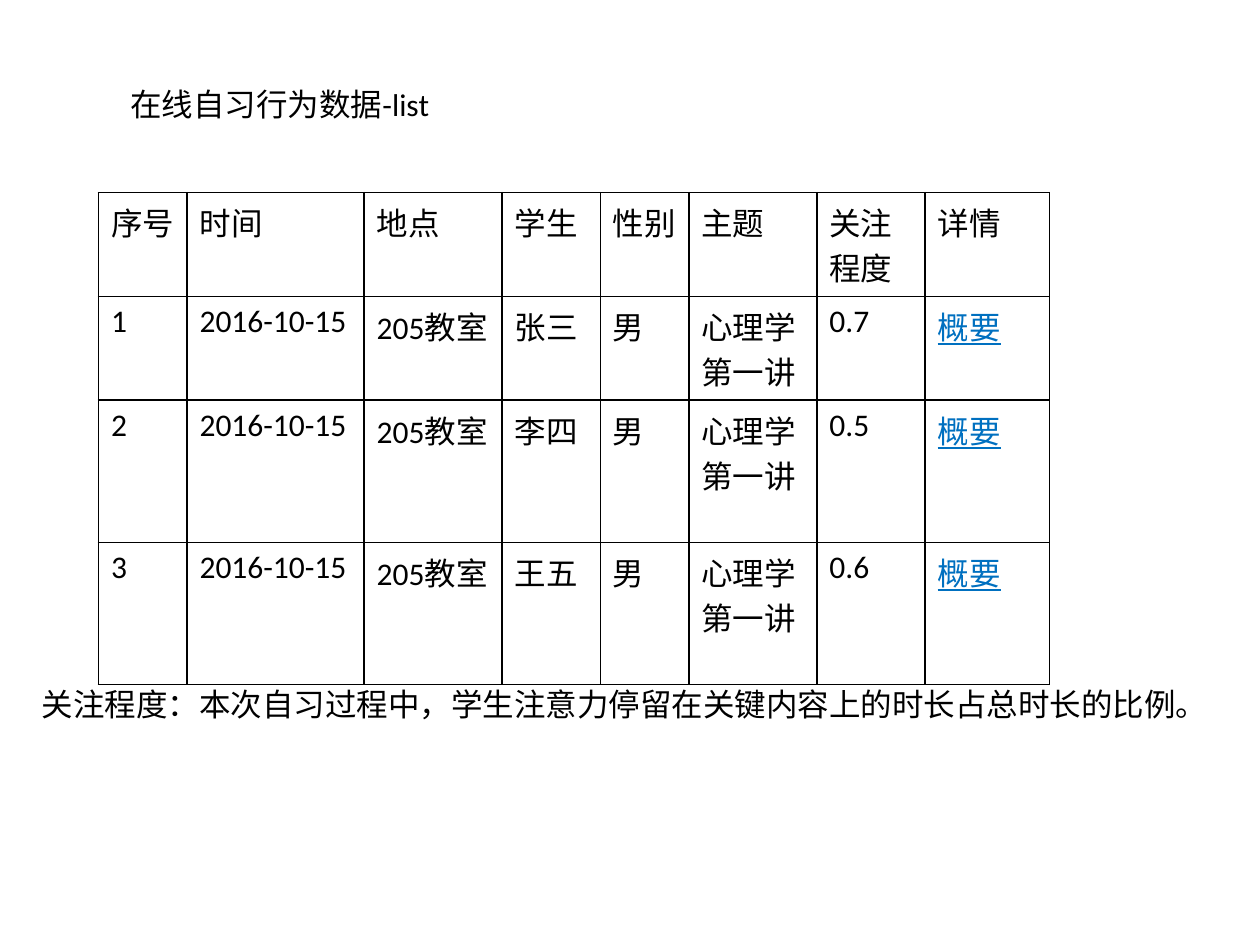
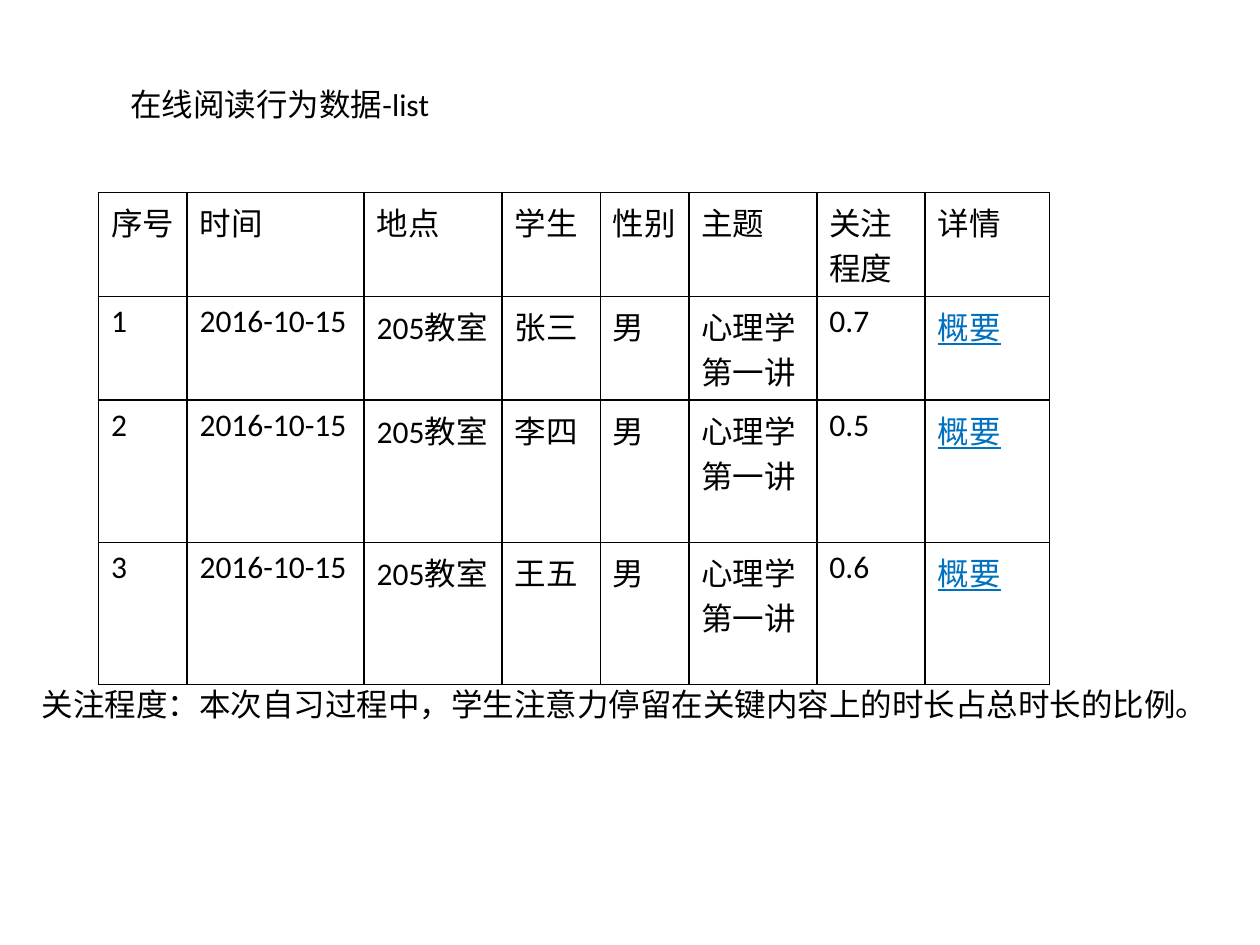
Before and after one commit to fanzijian/thinkphp5, a slide deck: slide 9 of 云评估-界面内容设计.pptx. Drawn at 1260x945 pixels with LibreOffice and Linux fonts; fonts in the diff are those of the drawing. Boxes give left, top, right and bottom in pixels: in the first picture for what was removed or moved away, otherwise in the second. Text is boxed around its words. In the diff, an @@ line names an element or a change of style, - is before the commit and + after.

Commit message:
修改页面设计数据

```diff
--- a/云评估-界面内容设计.pptx
+++ b/云评估-界面内容设计.pptx
@@ text at [130, 89, 429, 119]: text changed @@
-在线自习行为数据-list
+在线阅读行为数据-list
```
Also in this commit, not shown: 8 other slides changed.
